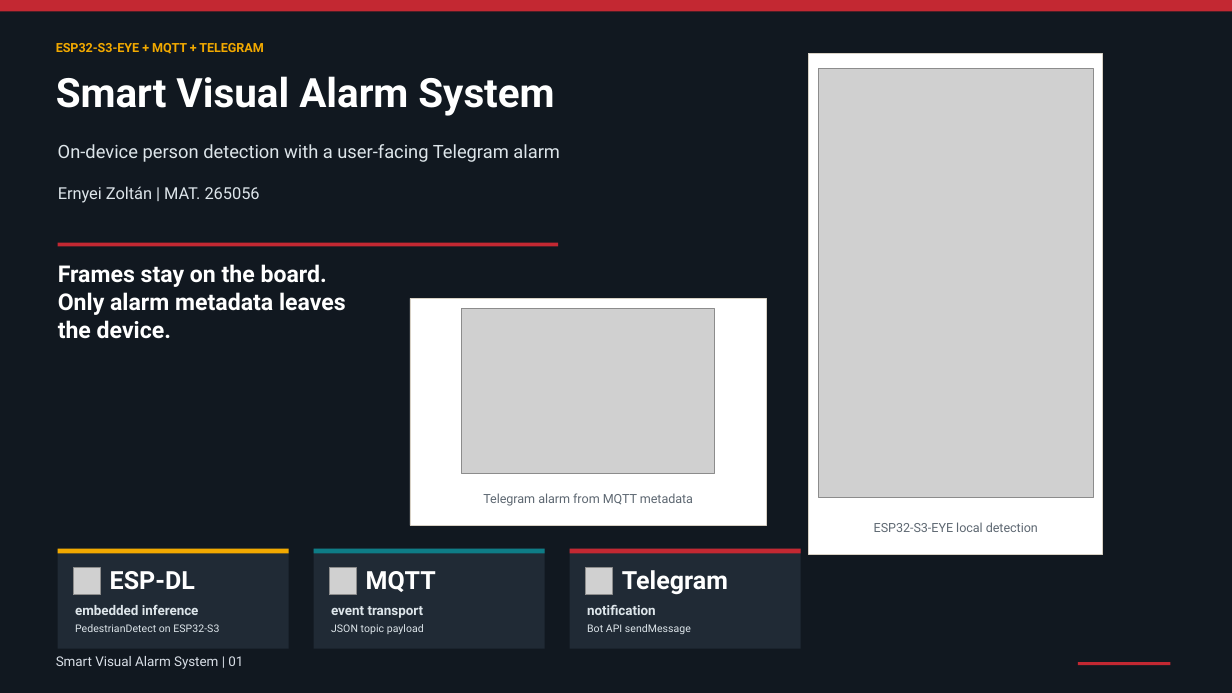
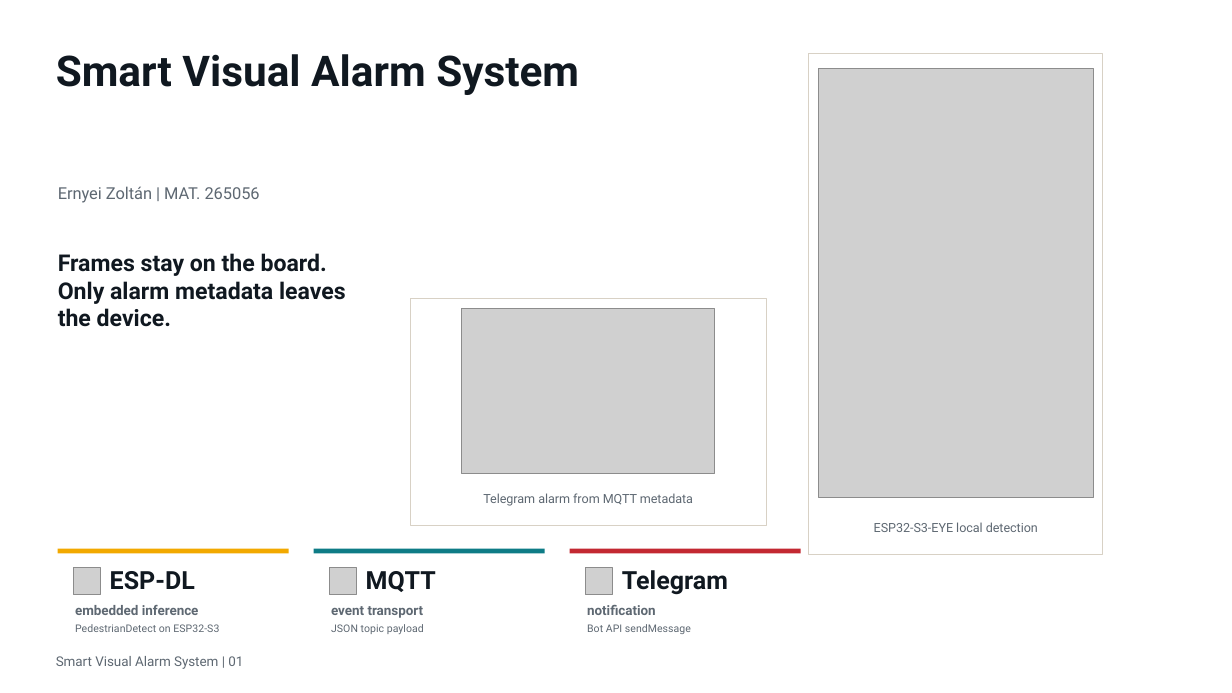
Before and after one commit to ernyei13/iot-project-pedestrian-detector, a slide deck: slide 1 of presentation.pptx. Drawn at 1232x693 pixels with LibreOffice and Linux fonts; fonts in the diff are those of the drawing; grey boxes stand for pictures. Boxes give left, top, right and bottom in pixels: in the first picture for what was removed or moved away, otherwise in the second. Text is boxed around its words. In the diff, an @@ line names an element or a change of style, - is before the commit and + after.

Commit message:
Update report and presentation visuals

```diff
--- a/presentation.pptx
+++ b/presentation.pptx
@@ rectangle removed at [0,0,1232,693] @@
@@ rectangle removed at [0,0,1232,11] @@
@@ text "Smart Visual Alarm System": place and size @@
-text "Smart Visual Alarm System" at [56,76,554,116]
+text "Smart Visual Alarm System" at [56,54,579,95]
@@ text "Smart Visual Alarm System" at [56,54,579,95]: size 31.5 to 33 pt, text colour #FFFFFF to #101820 @@
@@ text removed at [56,43,263,54] @@
-ESP32-S3-EYE + MQTT + TELEGRAM
@@ text removed at [58,144,560,162] @@
-On-device person detection with a user-facing Telegram alarm
@@ text colour #FFFFFF to #101820 in 4 elements at [110,571,195,590], [366,571,436,592], [622,570,728,595], [58,253,346,327] @@
@@ text "Frames stay on the board. ...": place and size @@
-text "Frames stay on the board. ..." at [58,264,346,339]
+text "Frames stay on the board. ..." at [58,253,346,327]
@@ rectangle removed at [57,242,558,246] @@
@@ fill #202A35 to #FFFFFF in 3 elements at [57,549,288,649], [314,549,545,649], [570,549,801,649] @@
@@ text colour #DDE5EA to #5E6872 in 7 elements at [58,186,260,203], [75,605,199,615], [75,624,219,632], [331,606,424,618], [331,624,424,634], [587,605,656,615], [587,624,691,634] @@
@@ text "Smart Visual Alarm System | ..." at [56,656,243,669]: text colour #D8DEE6 to #5E6872 @@
@@ rectangle removed at [1079,663,1171,665] @@
```
Also in this commit, not shown: 10 other slides changed, 1 slide added, 1 other file.
